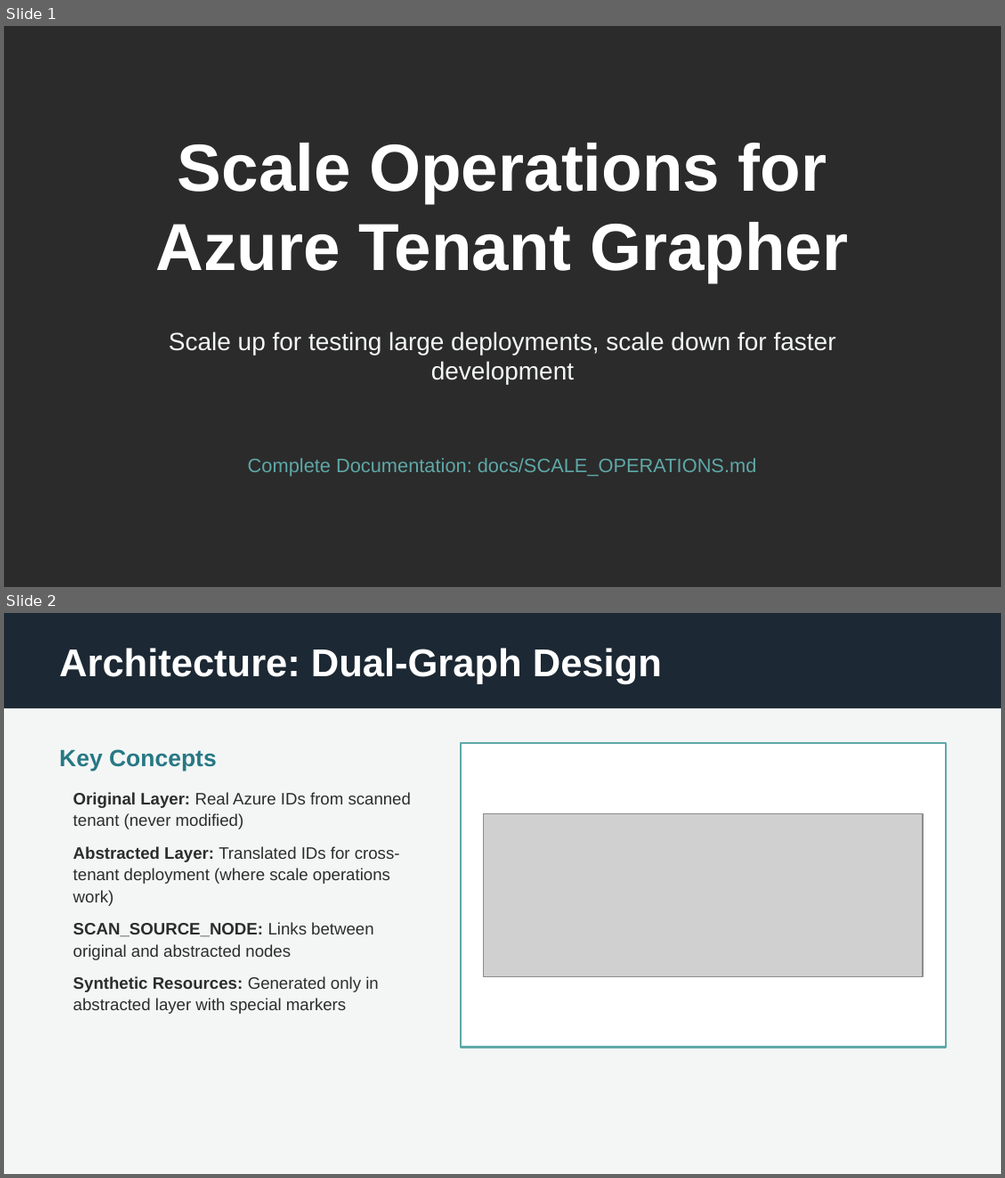
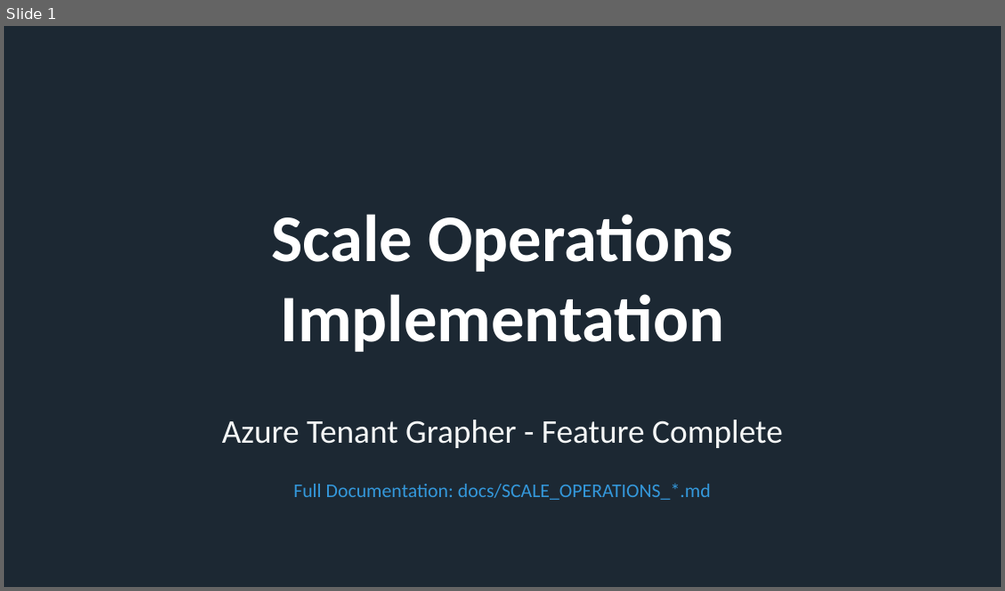
Before and after one commit to rysweet/azure-tenant-grapher, a slide deck: Scale_Operations_Implementation.pptx. Shown one above the other, each under a label of ours: slides 1 and 2 before the commit, slide 1 after it. The pictures are 1005x1178 and 1005x591 pixels, drawn with LibreOffice and Linux fonts; fonts in the diff are those of the drawing; grey boxes stand for pictures; background and template pictures are left out; a plain dark background stands for a picture behind light text. Boxes give left, top, right and bottom in pixels: in the first picture for what was removed or moved away, otherwise in the second. Text is boxed around its words. In the diff, an @@ line names an element or a change of style, - is before the commit and + after.

```diff
--- a/Scale_Operations_Implementation.pptx
+++ b/Scale_Operations_Implementation.pptx
@@ slide 2 removed at bbox=[4, 613, 1001, 1174], background #F4F6F6 @@
@@ rectangle removed at bbox=[4, 613, 1001, 709] @@
@@ text removed at bbox=[59, 648, 662, 684] @@
-Architecture: Dual-Graph Design
@@ rectangle removed at bbox=[461, 744, 945, 1047] @@
@@ text removed at bbox=[59, 749, 217, 771] @@
-Key Concepts
@@ text removed at bbox=[73, 792, 411, 1013] @@
-• Original Layer: Real Azure IDs from scanned tenant (never modified)
-• Abstracted Layer: Translated IDs for cross-tenant deployment (where scale operations work)
-• SCAN_SOURCE_NODE: Links between original and abstracted nodes
-• Synthetic Resources: Generated only in abstracted layer with special markers
@@ picture removed at bbox=[484, 813, 922, 977] @@
@@ slide 1 changed as well @@
@@ background picture (left out) to #1C2833 @@
@@ text at bbox=[272, 214, 733, 352]: text changed; font Arial to Calibri @@
-Scale Operations for Azure Tenant Grapher
+Scale Operations
+Implementation
@@ vertical alignment top to middle in 3 elements at bbox=[293, 483, 711, 499], bbox=[272, 214, 733, 352], bbox=[222, 419, 783, 448] @@
@@ text at bbox=[222, 419, 783, 448]: text changed; size 18 to 24 pt; font Arial to Calibri @@
-Scale up for testing large deployments, scale down for faster development
+Azure Tenant Grapher - Feature Complete
@@ text at bbox=[293, 483, 711, 499]: text changed; font Arial to Calibri; text colour #5EA8A7 to #3498DB @@
-Complete Documentation: docs/SCALE_OPERATIONS.md
+Full Documentation: docs/SCALE_OPERATIONS_*.md
```
Also in this commit, not shown: 10 slides added, 9 other slides removed.
